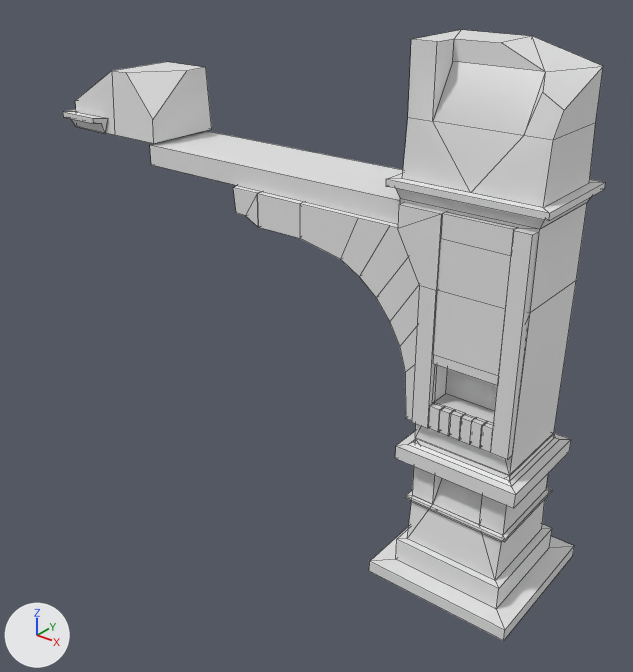
The FBX model GROUD/Assets/Art/Models/Ruins/SM_Arch01.fbx, before and after one commit.
Camera for both pictures: a camera (50 mm lens) standing at (10.95, -12.98, 11.96) and looking at (0.48, 0.12, 3.84). Arrows for +X, +Y and +Z are at lower left; the lights stay in place. Mesh edges are drawn as thin lines. Vertices at the same position are counted once.

Script lines for the objects in view, before the commit:
```python
me_cylinder_029 = bpy.data.meshes.new('Cylinder.029')
me_cylinder_029.from_pydata(...)  # 444 vertices, 359 faces; spans x -5.83..6.13, y -1.5..1.5, z 0.0..10.14
ob_arch01 = bpy.data.objects.new('Arch01', me_cylinder_029)
ob_arch01.location = (0.0, 0.0, 0.0)
```
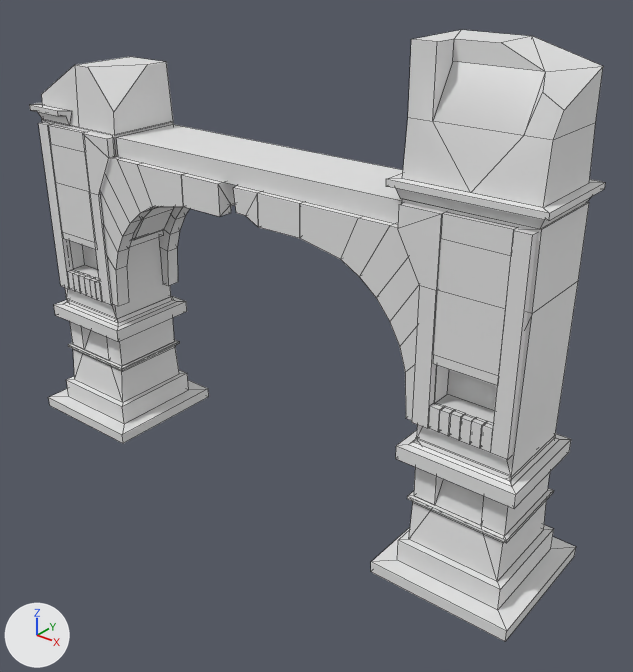
The newer file is also turned or shifted as a whole; pictures and numbers use the older file's frame.

Location of each change, (x1, y1, x2, y2) in pixels of the pictures (633 x 672 px; the box of a moved part takes in the faces that stretch with it):
'Arch01', reshaped (6% wider): before (63, 30, 605, 641); after (29, 30, 605, 642)
part 1 of me_cylinder_029, added: after (38, 122, 73, 289)
part 2 of me_cylinder_029, added: after (68, 269, 102, 301)
part 3 of me_cylinder_029, added: after (82, 132, 114, 305)
part 4 of me_cylinder_029, added: after (48, 124, 96, 249)
part 5 of me_cylinder_029, added: after (54, 296, 187, 342)
part 6 of me_cylinder_029, added: after (371, 199, 589, 642)
part 7 of me_cylinder_029, added: after (42, 119, 209, 443)
part 8 of me_cylinder_029, moved or reshaped: before (63, 109, 108, 133); after (29, 103, 72, 125)
part 9 of me_cylinder_029, moved or reshaped: before (405, 487, 552, 542); after (68, 339, 179, 372)
part 10 of me_cylinder_029, added: after (407, 488, 554, 543)
part 11 of me_cylinder_029, added: after (116, 124, 403, 224)
part 12 of me_cylinder_029, added: after (129, 207, 190, 286)
part 13 of me_cylinder_029, added: after (101, 156, 186, 306)
part 14 of me_cylinder_029, added: after (181, 173, 237, 217)
part 15 of me_cylinder_029, cut back: before (75, 62, 590, 641); after (42, 57, 590, 238)

Diff of the bpy script that builds the scene:
```diff
--- a/GROUD/Assets/Art/Models/Ruins/SM_Arch01.fbx.py
+++ b/GROUD/Assets/Art/Models/Ruins/SM_Arch01.fbx.py
@@ me_cylinder_029 @@
 # used by ob_arch01; location = (0.0, 0.0, 0.0)
-me_cylinder_029.from_pydata(...)  # 444 vertices, 359 faces; spans x -5.83..6.13, y -1.5..1.5, z 0.0..10.14
+me_cylinder_029.from_pydata(...)  # 786 vertices, 621 faces; spans x -7.4..6.16, y -1.5..1.5, z 0.0..10.14
+# me_cylinder_029 part 1: the loose piece of 8 vertices spanning x 5.26..5.6, y -1.03..-0.84, z 3.46..7.53 is copied, and the copy is mirrored in x about its middle, then moved by (-12.1, 0.0, 0.0); it spans x -6.84..-6.5, y -1.03..-0.84, z 3.46..7.53
+# me_cylinder_029 part 2: the loose piece of 68 vertices spanning x 3.99..5.26, y -1.01..-0.84, z 3.45..3.93 is copied, and the copy is mirrored in x about its middle, then moved by (-10.49, 0.0, 0.0); it spans x -6.5..-5.23, y -1.01..-0.84, z 3.45..3.93
+# me_cylinder_029 part 3: the loose piece of 14 vertices spanning x 3.15..3.99, y -1.03..-0.84, z 3.46..7.53 is copied, and the copy is mirrored in x about its middle, then moved by (-8.38, 0.0, 0.0); it spans x -5.23..-4.39, y -1.03..-0.84, z 3.46..7.53
+# me_cylinder_029 part 4: the loose piece of 14 vertices spanning x 3.99..5.26, y -1.0..-0.84, z 4.79..7.53 is copied, and the copy is mirrored in x about its middle, then moved by (-10.49, 0.0, 0.0); it spans x -6.5..-5.23, y -1.0..-0.84, z 4.79..7.53
+# me_cylinder_029 part 5: the loose piece of 24 vertices spanning x 3.39..5.86, y -1.13..1.13, z 2.62..3.06 is copied, and the copy is moved by (-10.49, 0.0, 0.0); it spans x -7.11..-4.63, y -1.13..1.13, z 2.62..3.06
+# me_cylinder_029 part 6: the loose piece of 52 vertices spanning x 3.09..6.13, y -1.5..1.5, z 0.0..7.59 is copied, and the copy is moved by (0.04, 0.0, 0.0); it spans x 3.13..6.16, y -1.5..1.5, z 0.0..7.59
+# me_cylinder_029 part 7: the loose piece of 52 vertices spanning x 3.09..6.13, y -1.5..1.5, z 0.0..7.59 is copied, and the copy is mirrored in x about its middle, then moved by (-10.49, 0.0, 0.0); it spans x -7.4..-4.37, y -1.5..1.5, z 0.0..7.59
+# me_cylinder_029 part 8: the loose piece of 15 vertices spanning x -5.83..-4.5, y -1.06..1.05, z 7.59..7.92 is moved by (-1.24, 0.0, 0.0)
+# me_cylinder_029 part 9: the loose piece of 20 vertices spanning x 3.56..5.69, y -0.98..0.98, z 1.6..1.75 is moved by (-10.53, 0.0, 0.0)
+# me_cylinder_029 part 10: the loose piece of 20 vertices spanning x 3.56..5.69, y -0.98..0.98, z 1.6..1.75 is copied, and the copy is moved by (0.04, 0.0, 0.0); it spans x 3.6..5.73, y -0.98..0.98, z 1.6..1.75
+# me_cylinder_029 part 11: a new loose piece, a box spanning x -4.33..3.09, y -0.83..0.83, z 7.1..7.53
+# me_cylinder_029 part 12: a new loose piece of 73 vertices spanning x -4.92..-2.19, y -0.64..0.98, z 3.46..7.1
+# me_cylinder_029 part 13: a new loose piece of 36 vertices spanning x -4.92..-2.19, y -0.97..-0.64, z 3.46..7.1
+# me_cylinder_029 part 14: a new loose piece of 24 vertices spanning x -2.19..-1.14, y -0.98..0.98, z 6.43..7.1
+# me_cylinder_029 part 15
+# 74 vertices are removed from x -5.63..6.13, y -1.5..1.5, z 0.0..8.92
+# 95 faces are deleted
+# 5 vertices in x 3.62, y 0.98, z 3.46..7.1 move by (0.06, 0.0, 0.0)
+# 23 vertices are added at x -6.87..3.68, y -0.98..0.98, z 6.43..8.92
+# 38 new faces join them
```
